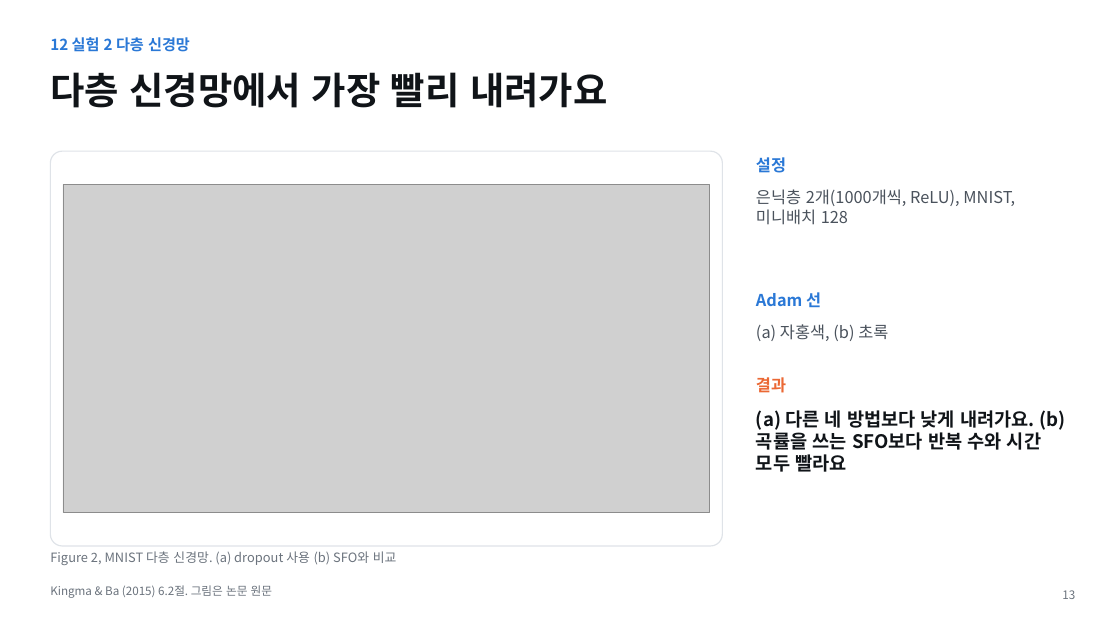
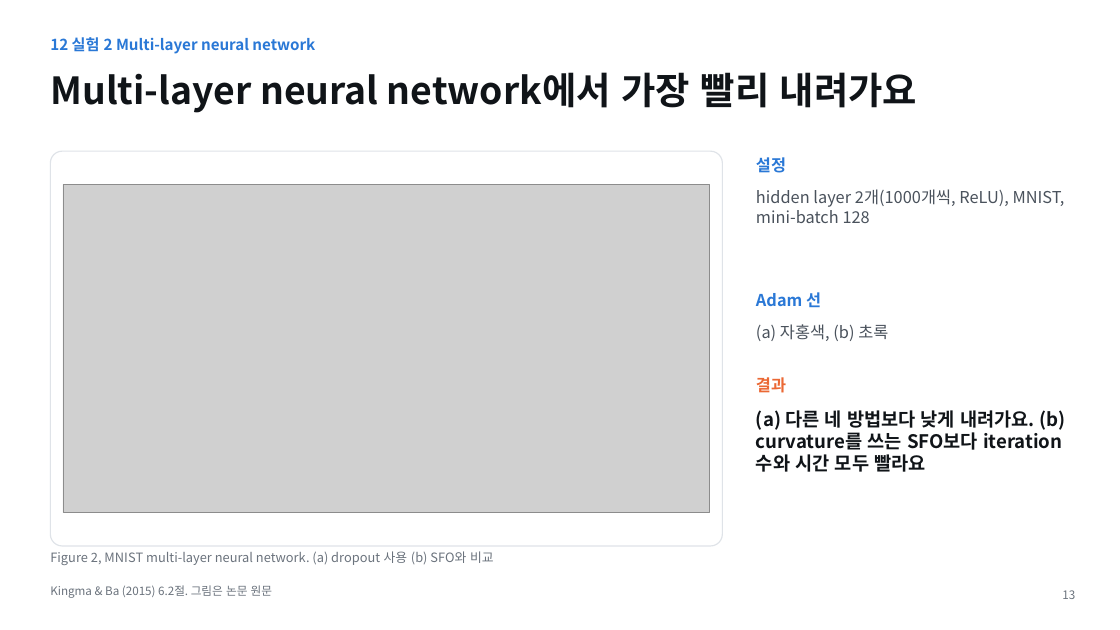
Before and after one commit to tkdgh123/tkdgh123.github.io, a slide deck: slide 13 of adam/Adam_PaperSeminar.pptx. Drawn at 1120x630 pixels with LibreOffice and Linux fonts; fonts in the diff are those of the drawing; grey boxes stand for pictures. Boxes give left, top, right and bottom in pixels: in the first picture for what was removed or moved away, otherwise in the second. Text is boxed around its words. In the diff, an @@ line names an element or a change of style, - is before the commit and + after.

```diff
--- a/adam/Adam_PaperSeminar.pptx
+++ b/adam/Adam_PaperSeminar.pptx
@@ text at <box>50,37,315,54</box>: text changed @@
-12 실험 2 다층 신경망
+12 실험 2 Multi-layer neural network
@@ title at <box>50,72,917,113</box>: text changed @@
-다층 신경망에서 가장 빨리 내려가요
+Multi-layer neural network에서 가장 빨리 내려가요
@@ text at <box>756,189,1065,223</box>: text changed @@
-은닉층 2개(1000개씩, ReLU), MNIST, 미니배치 128
+hidden layer 2개(1000개씩, ReLU), MNIST, mini-batch 128
@@ text at <box>756,410,1065,472</box>: text changed @@
-(a) 다른 네 방법보다 낮게 내려가요. (b) 곡률을 쓰는 SFO보다 반복 수와 시간 모두 빨라요
+(a) 다른 네 방법보다 낮게 내려가요. (b) curvature를 쓰는 SFO보다 iteration 수와 시간 모두 빨라요
@@ text at <box>50,551,494,565</box>: text changed @@
-Figure 2, MNIST 다층 신경망. (a) dropout 사용 (b) SFO와 비교
+Figure 2, MNIST multi-layer neural network. (a) dropout 사용 (b) SFO와 비교
```
Also in this commit, not shown: 16 other slides changed, 2 other files.
